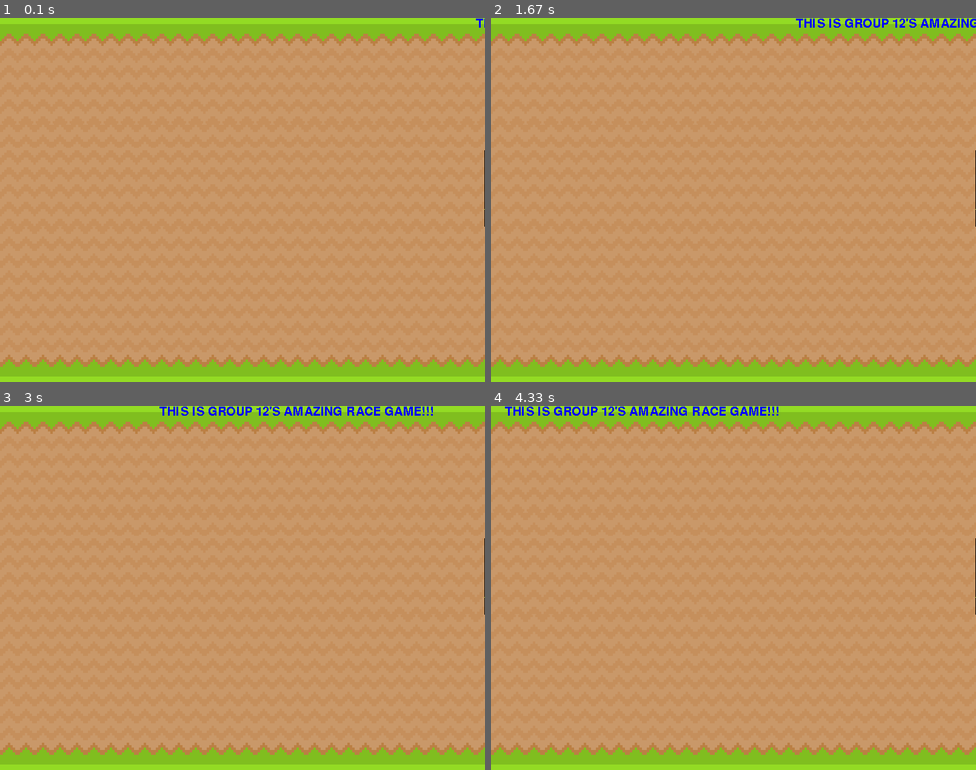
Above: before the commit, frames 1-4 (two rows, left to right).
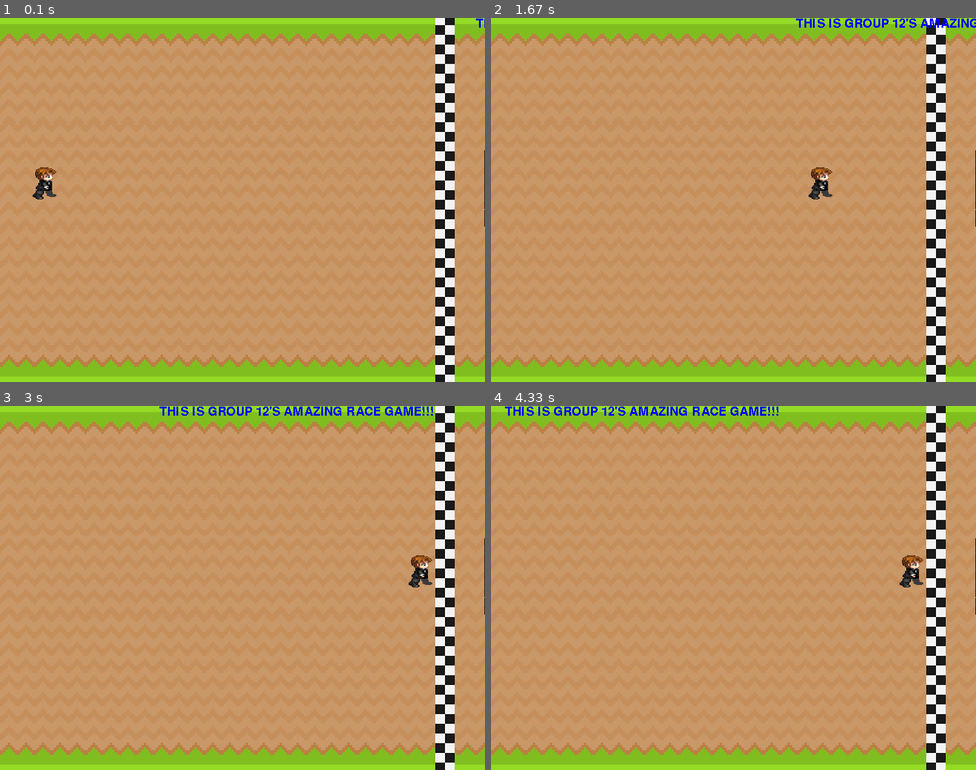
Above: after the commit, the same moments.

Repository: User12694/Animoney_Racetrack
Game: pygame game, started from main/main.py
The game is run twice, just before and just after one commit, with the same random seed, the same clock (stepped at 60 frames per second) and the same inputs.
Inputs:
- Up to frame 1 (0.1 s): no input
- Up to frame 2 (1.67 s): no input
- Up to frame 3 (3 s): no input
- Up to frame 4 (4.33 s): no input

The runs differ from the first frame. In frame 1, 4.3% of the frame differs, in the area x 6-94%, y 0-100%; in frame 2, 4.2%; in frame 3, 4.3%; in frame 4, 4.3%.

Commit message:
Chạy thử nhạc + nhân vật khi thắng

Diff:
--- a/main/main.py
+++ b/main/main.py
@@ -11,9 +11,21 @@
 #Chữ chạy (Chủ yếu để trang trí)
 KieuChu1 = pygame.font.Font(None, 30)
 ChuChay1_surface = KieuChu1.render("THIS IS GROUP 12'S AMAZING RACE GAME!!!", False, 'blue')
-ChuChay1_pos = WINDOW_SIZES[WINDOW_SIZE_INDEX][0]
-#
-Background = pygame.image.load('assets/background/background(800x600).png')
+ChuChay1_Box = ChuChay1_surface.get_rect(topleft = (WINDOW_SIZES[WINDOW_SIZE_INDEX][0], 0))
+#Nhân vật (Sau này có thể đặt vào trong class để dễ quản lý)
+Character1_Suf = pygame.image.load('assets/characters/Testchar.png').convert_alpha()
+Character1_Box = Character1_Suf.get_rect(midbottom = (50, 300))
+Character1_Run = True
+#Âm thanh
+VOLUME = [0, 0.1, 0.2, 0.3, 0.4, 0.5, 0.6, 0.7, 0.8, 0.9, 1]
+VOLUME_INDEX = 5
+Victory_sound = pygame.mixer.Sound('assets/sounds/Victorious.ogg')
+Victory_sound_Play = True
+#Ảnh
+Background = pygame.image.load('assets/background/background(800x600).png').convert()
+#FinishLine(Test)
+FinishLine = pygame.image.load('assets/terrains/FinishLine.png').convert_alpha()
+FinishLine_Box = FinishLine.get_rect(topright = (WINDOW_SIZES[WINDOW_SIZE_INDEX][0] - 50, 0))
 #
 #Đây là main loop
 while True:
@@ -21,12 +33,24 @@
         if event.type == pygame.QUIT:
             pygame.quit()
             sys.exit()
+        # Code để tìm vị trí cụ thể trên màn hình
+        # if event.type == pygame.MOUSEMOTION:
+        #     print(event.pos)
     screen.blit(Background,(0,0))
+    screen.blit(FinishLine, FinishLine_Box)
+    #Nhân vật + nhạc khi win (test)
+    screen.blit(Character1_Suf, Character1_Box)
+    if Character1_Run == True:
+        Character1_Box.x += 5
+    if Character1_Box.colliderect(FinishLine_Box):
+        Character1_Run = False
+        if Victory_sound_Play:
+            Victory_sound.play()
+            Victory_sound_Play = False
     #Chữ chạy
-    screen.blit(ChuChay1_surface,(ChuChay1_pos, 0))
-    ChuChay1_pos -= 3
-    if ChuChay1_pos < 0 - WINDOW_SIZES[WINDOW_SIZE_INDEX][0]:
-        ChuChay1_pos = WINDOW_SIZES[WINDOW_SIZE_INDEX][0]
+    screen.blit(ChuChay1_surface, ChuChay1_Box)
+    ChuChay1_Box.x -= 3
+    if ChuChay1_Box.right <= 0: ChuChay1_Box.x = WINDOW_SIZES[WINDOW_SIZE_INDEX][0]
     #
     pygame.display.update()
     clock.tick(60)
--- a/progress/THTSang/startLoop.py
+++ b/progress/THTSang/startLoop.py
@@ -15,7 +15,13 @@
 #Nhân vật (Sau này có thể đặt vào trong class để dễ quản lý)
 Character1_Suf = pygame.image.load('assets/characters/Testchar.png').convert_alpha()
 Character1_Box = Character1_Suf.get_rect(midbottom = (50, 300))
-#
+Character1_Run = True
+#Âm thanh
+VOLUME = [0, 0.1, 0.2, 0.3, 0.4, 0.5, 0.6, 0.7, 0.8, 0.9, 1]
+VOLUME_INDEX = 5
+Victory_sound = pygame.mixer.Sound('assets/sounds/Victorious.ogg')
+Victory_sound_Play = True
+#Ảnh
 Background = pygame.image.load('assets/background/background(800x600).png').convert()
 #FinishLine(Test)
 FinishLine = pygame.image.load('assets/terrains/FinishLine.png').convert_alpha()
@@ -27,12 +33,20 @@
         if event.type == pygame.QUIT:
             pygame.quit()
             sys.exit()
+        # Code để tìm vị trí cụ thể trên màn hình
+        # if event.type == pygame.MOUSEMOTION:
+        #     print(event.pos)
     screen.blit(Background,(0,0))
     screen.blit(FinishLine, FinishLine_Box)
-    #Nhân vật (test)
+    #Nhân vật + nhạc khi win (test)
     screen.blit(Character1_Suf, Character1_Box)
-    Character1_Box.x += 5
-    #
+    if Character1_Run == True:
+        Character1_Box.x += 5
+    if Character1_Box.colliderect(FinishLine_Box):
+        Character1_Run = False
+        if Victory_sound_Play:
+            Victory_sound.play()
+            Victory_sound_Play = False
     #Chữ chạy
     screen.blit(ChuChay1_surface, ChuChay1_Box)
     ChuChay1_Box.x -= 3
Not shown, added: assets/sounds/Victorious.ogg
